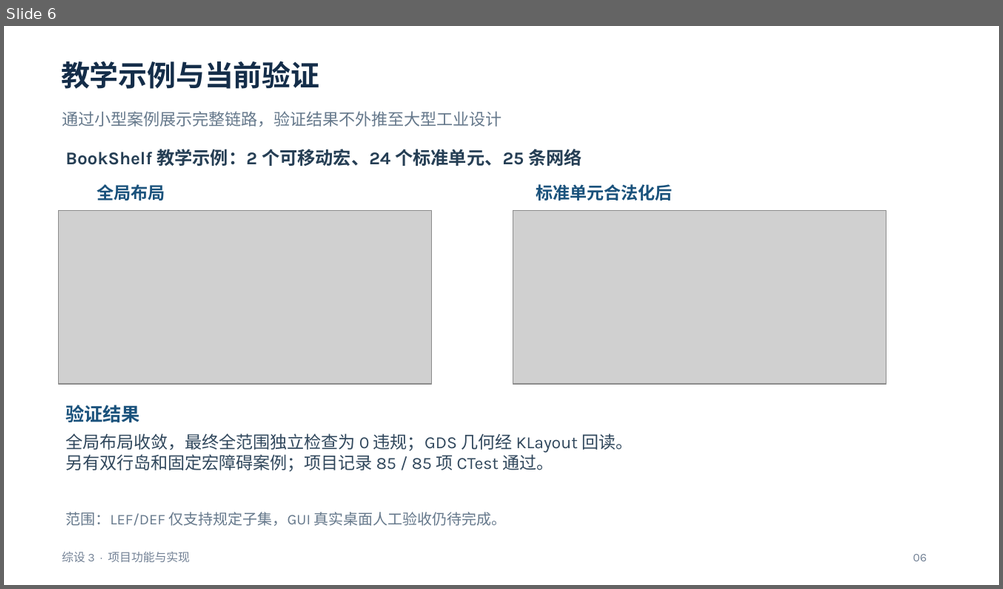
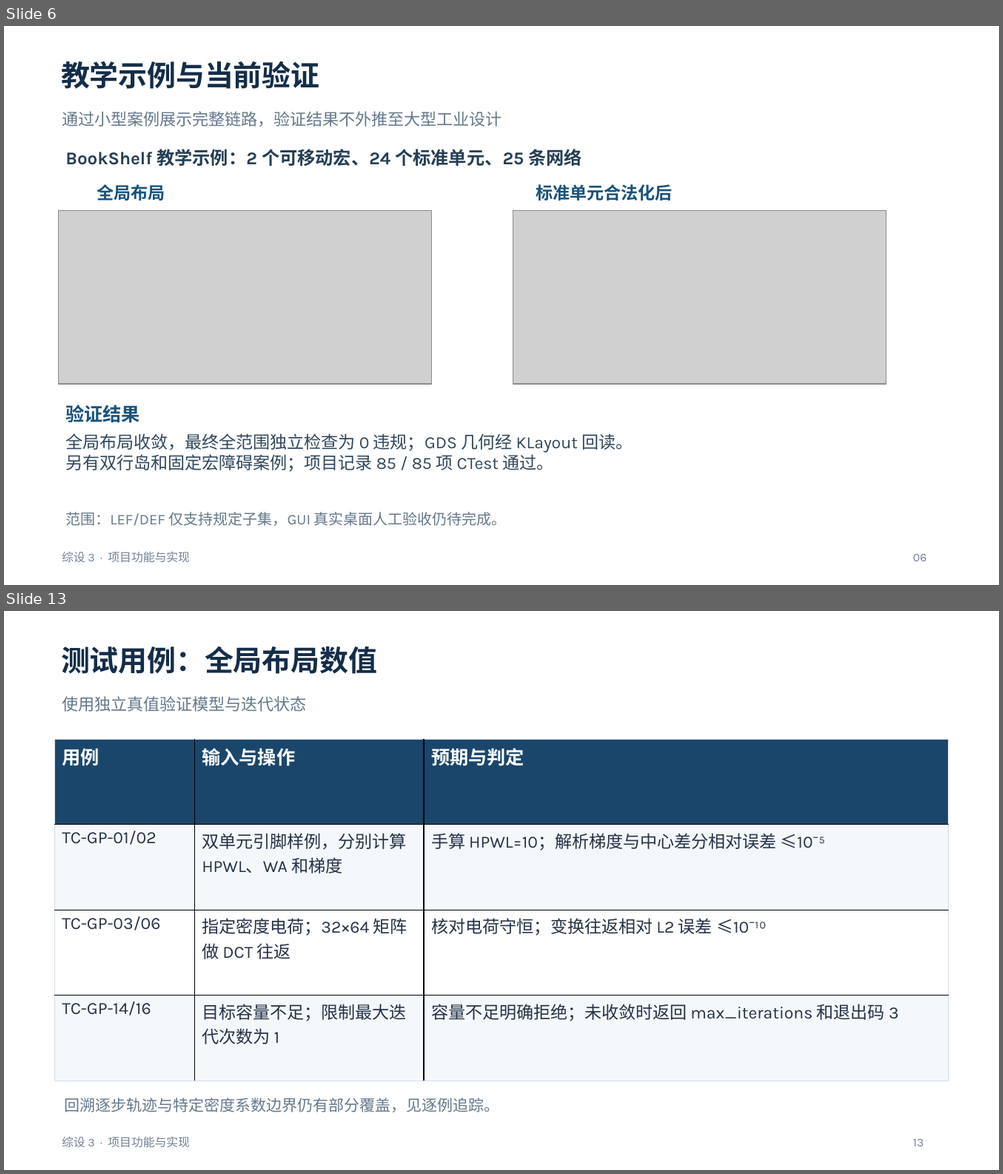
Before and after one commit to kamisato-funeki/ZS-3, a slide deck: docs/综设3-任务5至7汇报.pptx. Shown one above the other, each under a label of ours: slide 6 before the commit, slides 6 and 13 after it; the slides between them are not shown. The pictures are 1003x589 and 1003x1174 pixels, drawn with LibreOffice and Linux fonts; fonts in the diff are those of the drawing; grey boxes stand for pictures. Boxes give left, top, right and bottom in pixels: in the first picture for what was removed or moved away, otherwise in the second. Text is boxed around its words. In the diff, an @@ line names an element or a change of style, - is before the commit and + after.

Commit message:
doc: 补充课程任务与测试算法汇报

```diff
--- a/docs/综设3-任务5至7汇报.pptx
+++ b/docs/综设3-任务5至7汇报.pptx
@@ slide 13 added at (x1=4, y1=611, x2=999, y2=1170), background #FFFFFF @@
@@ text added at (x1=61, y1=646, x2=377, y2=674), 27.8 pt, text #142D49, bold @@
+测试用例：全局布局数值
@@ text added at (x1=62, y1=696, x2=306, y2=712), 15.8 pt, text #65788B @@
+使用独立真值验证模型与迭代状态
@@ table added at (x1=55, y1=739, x2=948, y2=1081), 4 rows, 3 columns @@
+用例 | 输入与操作 | 预期与判定
+TC-GP-01/02 | 双单元引脚样例，分别计算 HPWL、WA 和梯度 | 手算 HPWL=10；解析梯度与中心差分相对误差 ≤10⁻⁵
+TC-GP-03/06 | 指定密度电荷；32×64 矩阵做 DCT 往返 | 核对电荷守恒；变换往返相对 L2 误差 ≤10⁻¹⁰
+TC-GP-14/16 | 目标容量不足；限制最大迭代次数为 1 | 容量不足明确拒绝；未收敛时返回 max_iterations 和退出码 3
@@ text added at (x1=64, y1=1098, x2=499, y2=1113), 15 pt, text #65788B @@
+回溯逐步轨迹与特定密度系数边界仍有部分覆盖，见逐例追踪。
@@ text added at (x1=62, y1=1137, x2=190, y2=1147), 11.2 pt, text #728195 @@
+综设 3 · 项目功能与实现
@@ text added at (x1=913, y1=1139, x2=924, y2=1147), 11.2 pt, text #728195 @@
+13
```
Also in this commit, not shown: 13 other slides added.
